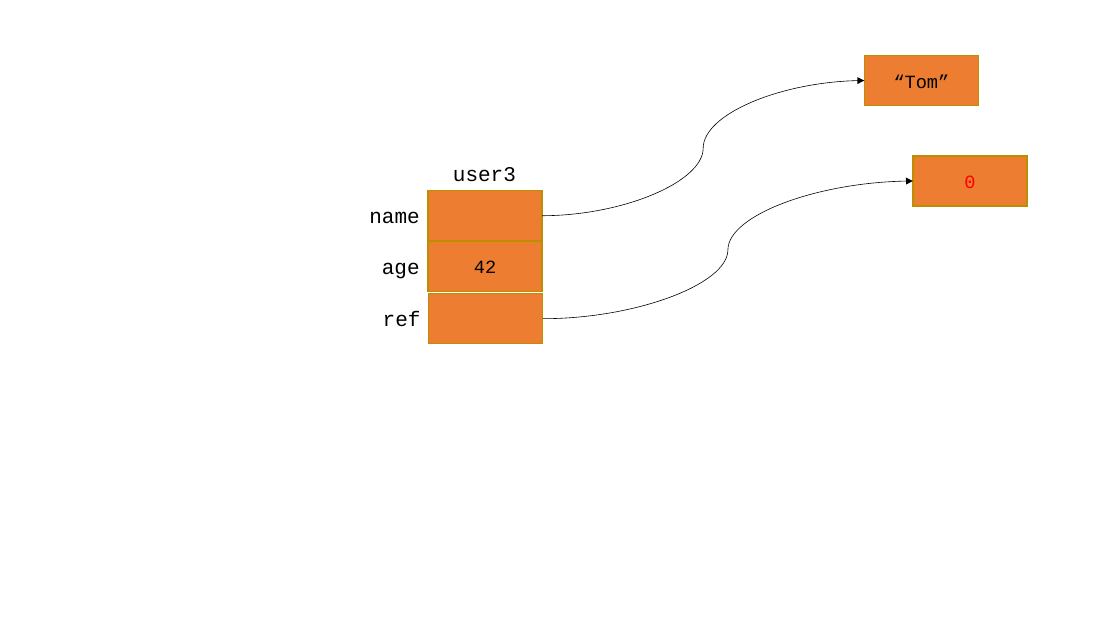
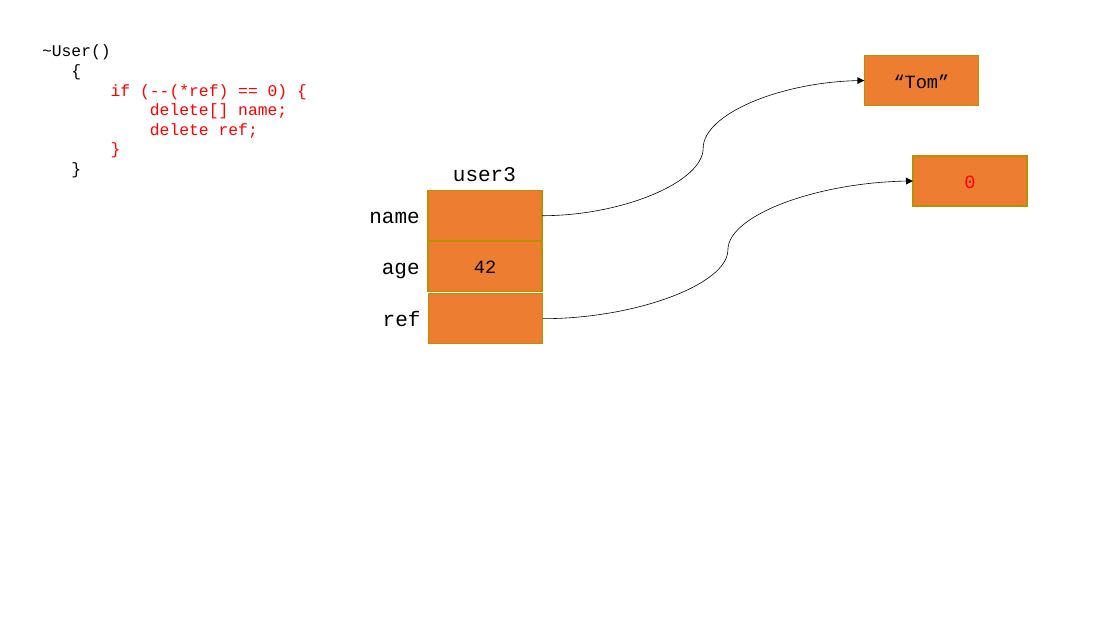
Before and after one commit to Seyoung9304/hyundai_swip, a slide deck: slide 20 of cpp/230223.pptx. Drawn at 1120x630 pixels with LibreOffice and Linux fonts; fonts in the diff are those of the drawing. Boxes give left, top, right and bottom in pixels: in the first picture for what was removed or moved away, otherwise in the second. Text is boxed around its words. In the diff, an @@ line names an element or a change of style, - is before the commit and + after.

```diff
--- a/cpp/230223.pptx
+++ b/cpp/230223.pptx
@@ text added at box(42, 44, 288, 138), 14 pt, text #FF0000 @@
+~User()
+{
+if (--(*ref) == 0) {
+delete[] name;
+delete ref;
+}
+}
```
Also in this commit, not shown: 5 other slides changed, 1 slide added, 2 other files.
